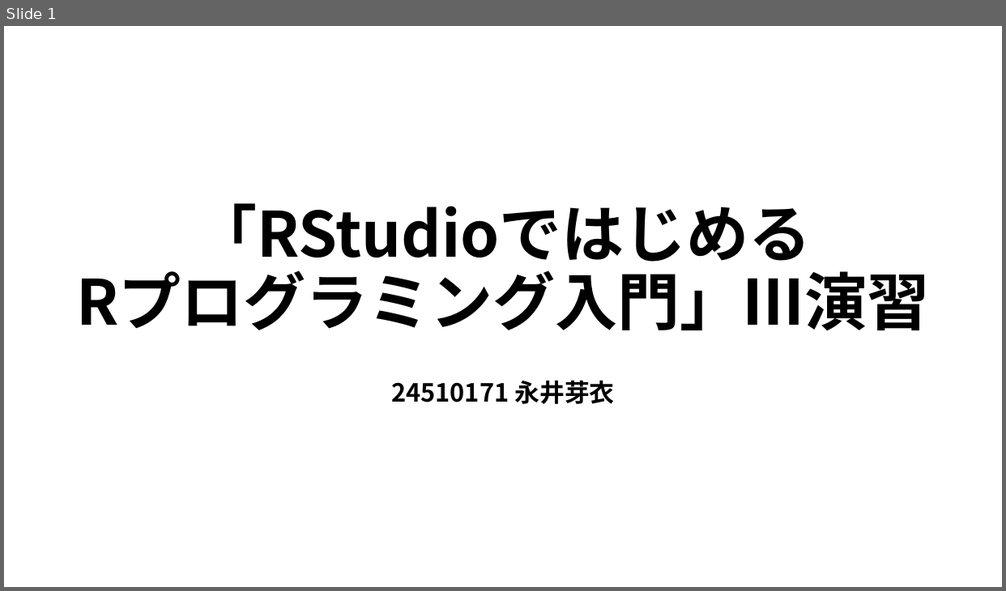
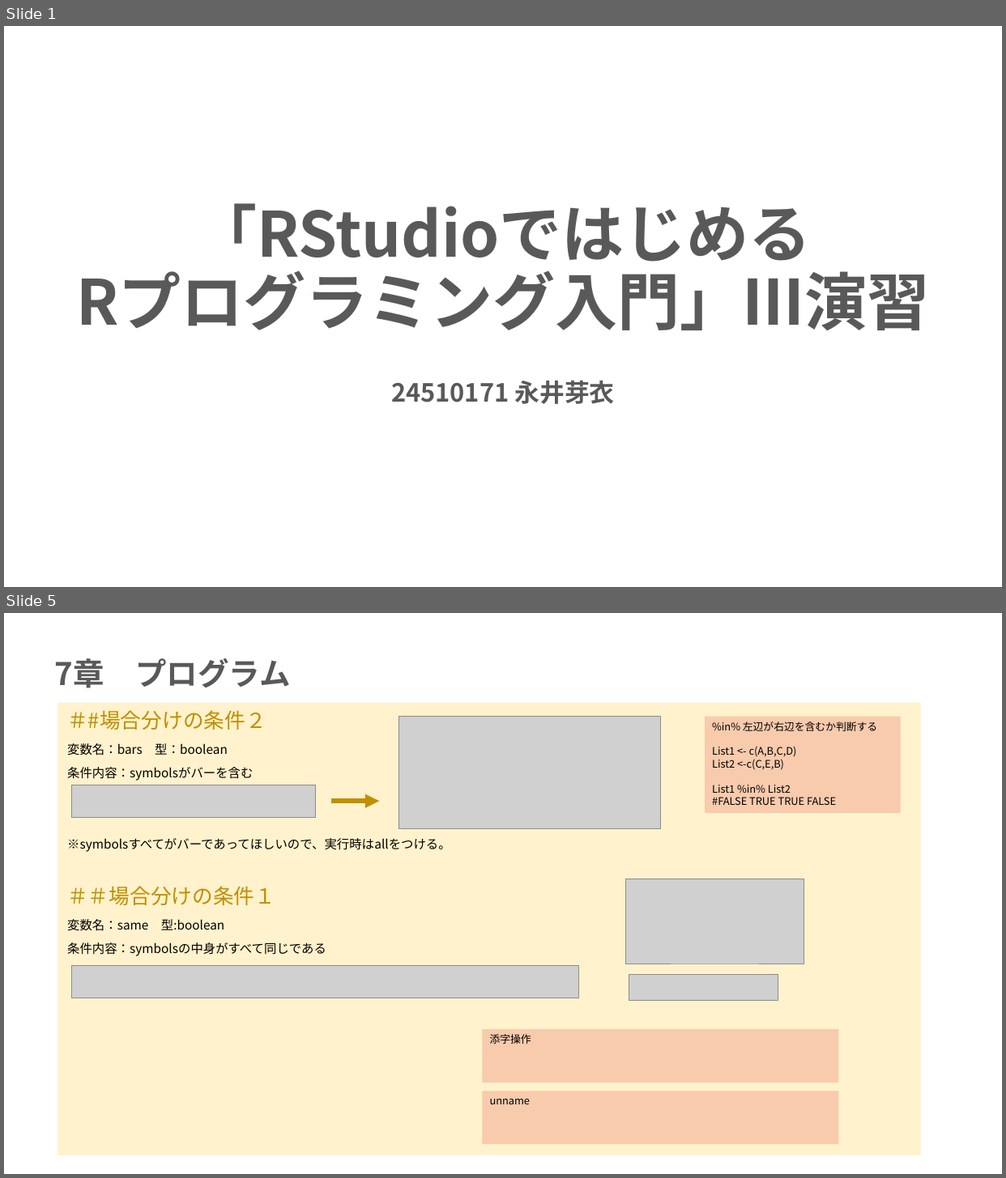
Before and after one commit to mei-517/r-practice-part3, a slide deck: 永井芽衣_Rpart3.pptx. Shown one above the other, each under a label of ours: slide 1 before the commit, slides 1 and 5 after it; the slides between them are not shown. The pictures are 1006x591 and 1006x1178 pixels, drawn with LibreOffice and Linux fonts; fonts in the diff are those of the drawing; grey boxes stand for pictures. Boxes give left, top, right and bottom in pixels: in the first picture for what was removed or moved away, otherwise in the second. Text is boxed around its words. In the diff, an @@ line names an element or a change of style, - is before the commit and + after.

```diff
--- a/永井芽衣_Rpart3.pptx
+++ b/永井芽衣_Rpart3.pptx
@@ slide 5 added at bbox=[4, 613, 1002, 1174], background #FFFFFF @@
@@ title added at bbox=[55, 658, 290, 688], 30 pt, text #595959, bold @@
+7章 プログラム
@@ rectangle added at bbox=[58, 703, 921, 1156], fill #FFF2CC @@
@@ subtitle added at bbox=[67, 710, 450, 956], 12 pt, text #000000 @@
+＃#場合分けの条件２
+変数名：bars 型：boolean
+条件内容：symbolsがバーを含む
+※symbolsすべてがバーであってほしいので、実行時はallをつける。
+＃＃場合分けの条件１
+変数名：same 型:boolean
+条件内容：symbolsの中身がすべて同じである
@@ picture added at bbox=[398, 717, 661, 828] @@
@@ rectangle added at bbox=[705, 717, 901, 813], fill #F8CBAD, 10 pt, text #000000 @@
+%in% 左辺が右辺を含むか判断する
+List1 <- c(A,B,C,D)
+List2 <-c(C,E,B)
+List1 %in% List2
+#FALSE TRUE TRUE FALSE
@@ picture added at bbox=[72, 785, 316, 817] @@
@@ arrow added from (332, 801) to (379, 801), #BF9000 4.5 pt @@
@@ picture added at bbox=[626, 879, 804, 964] @@
@@ picture added at bbox=[72, 965, 579, 998] @@
@@ picture added at bbox=[629, 975, 778, 1001] @@
@@ rectangle added at bbox=[483, 1029, 839, 1082], fill #F8CBAD, 10 pt, text #000000 @@
+添字操作
@@ rectangle added at bbox=[483, 1092, 839, 1144], fill #F8CBAD, 10 pt, text #000000 @@
+unname
@@ slide 1 changed as well @@
@@ title "「RStudioではじめる Rプログラミング入門」Ⅲ演習" at bbox=[76, 203, 930, 331]: text colour #000000 to #595959 @@
@@ subtitle "24510171 永井芽衣" at bbox=[391, 381, 615, 404]: text colour #000000 to #595959 @@
```
Also in this commit, not shown: 1 other slide changed, 2 other slides added, 1 other file.
